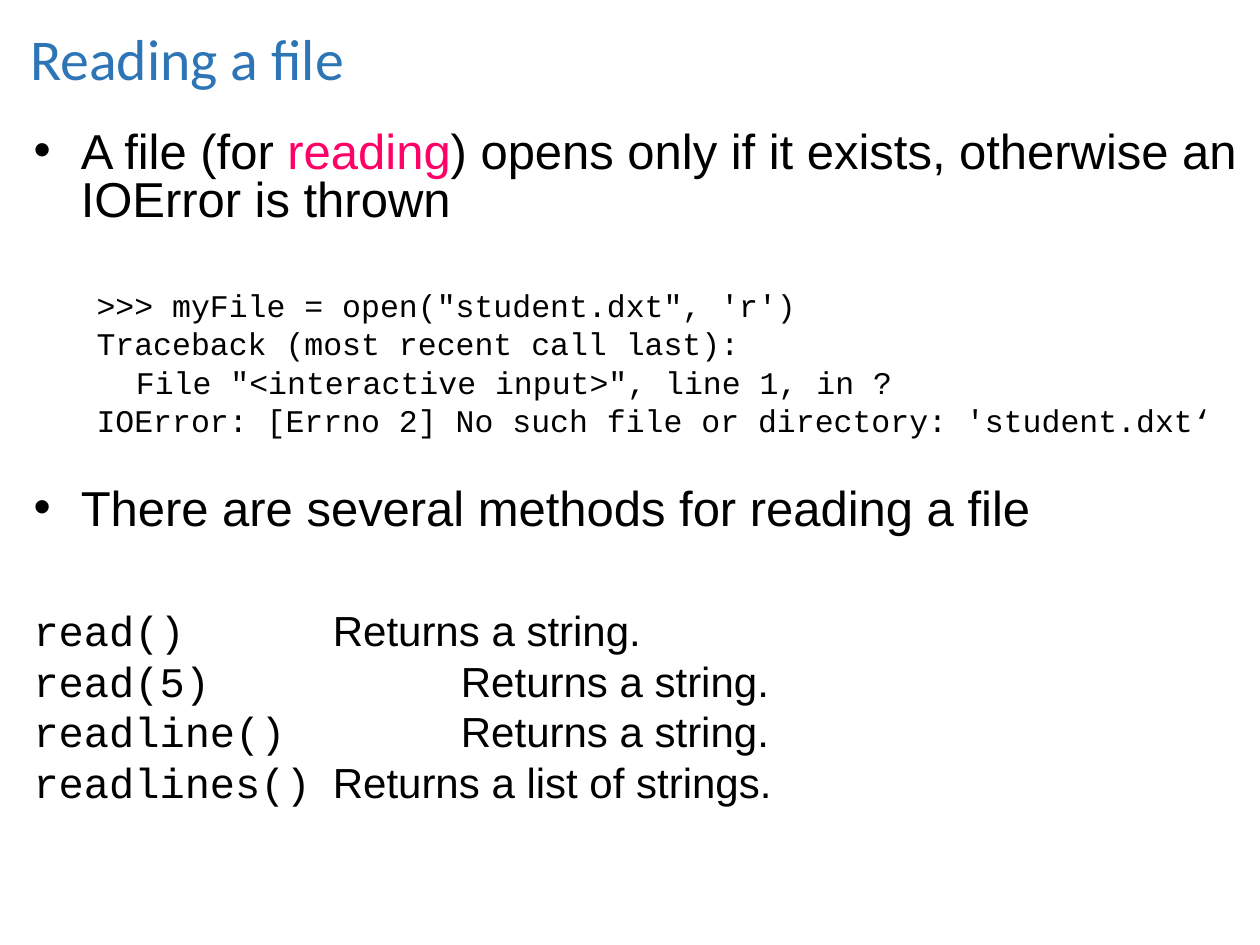
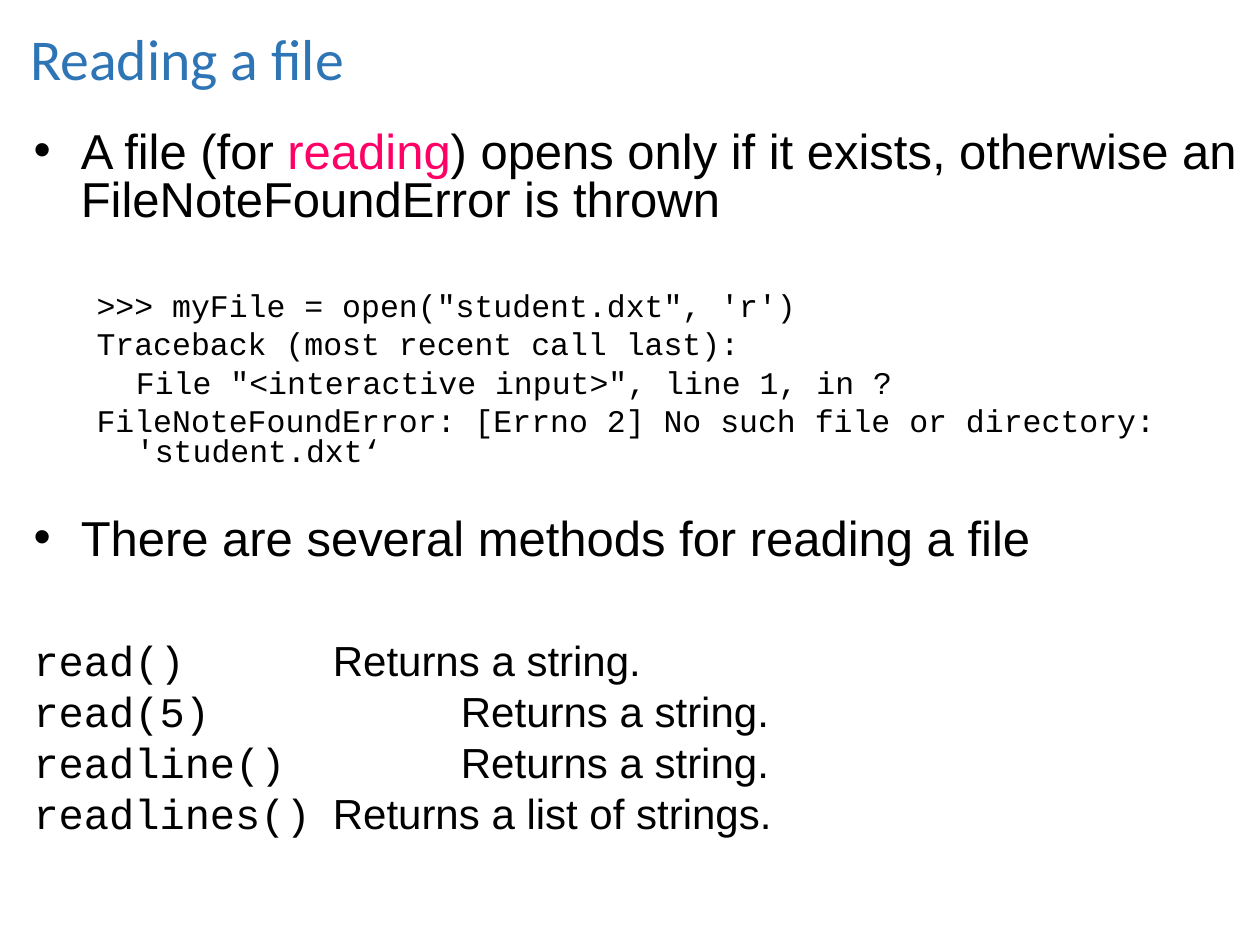
Before and after one commit to lgtateos/gis540, a slide deck: slide 15 of slides/fileIO.ppt. Drawn at 1260x945 pixels with LibreOffice and Linux fonts; fonts in the diff are those of the drawing. Boxes give left, top, right and bottom in pixels: in the first picture for what was removed or moved away, otherwise in the second. Text is boxed around its words. In the diff, an @@ line names an element or a change of style, - is before the commit and + after.

```diff
--- a/slides/fileIO.ppt
+++ b/slides/fileIO.ppt
@@ text at (x1=81, y1=133, x2=1236, y2=218): text changed @@
-• A file (for reading) opens only if it exists, otherwise an IOError is thrown
+• A file (for reading) opens only if it exists, otherwise an FileNoteFoundError is thrown
@@ text at (x1=97, y1=409, x2=1155, y2=463): text changed @@
-  IOError: [Errno 2] No such file or directory: 'student.dxt‘
+  FileNoteFoundError: [Errno 2] No such file or directory: 'student.dxt‘
```
Also in this commit, not shown: 5 other slides changed.
